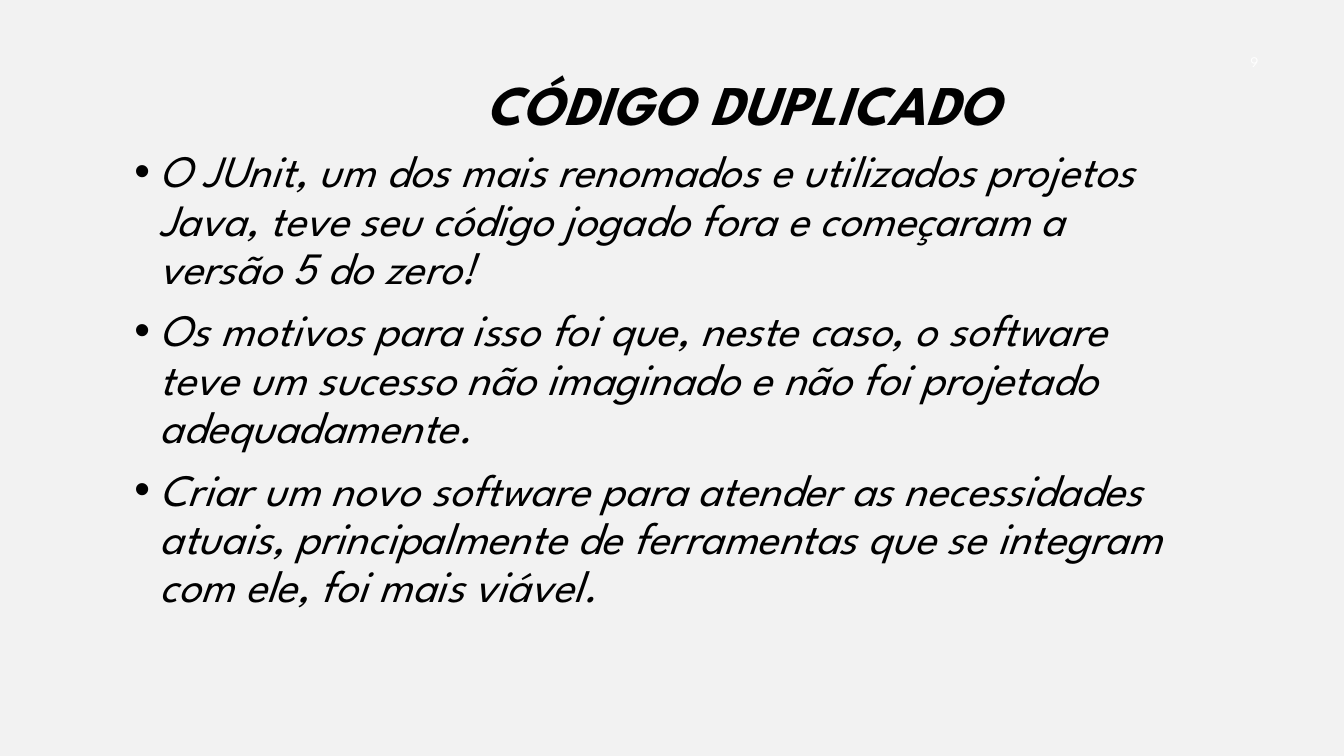
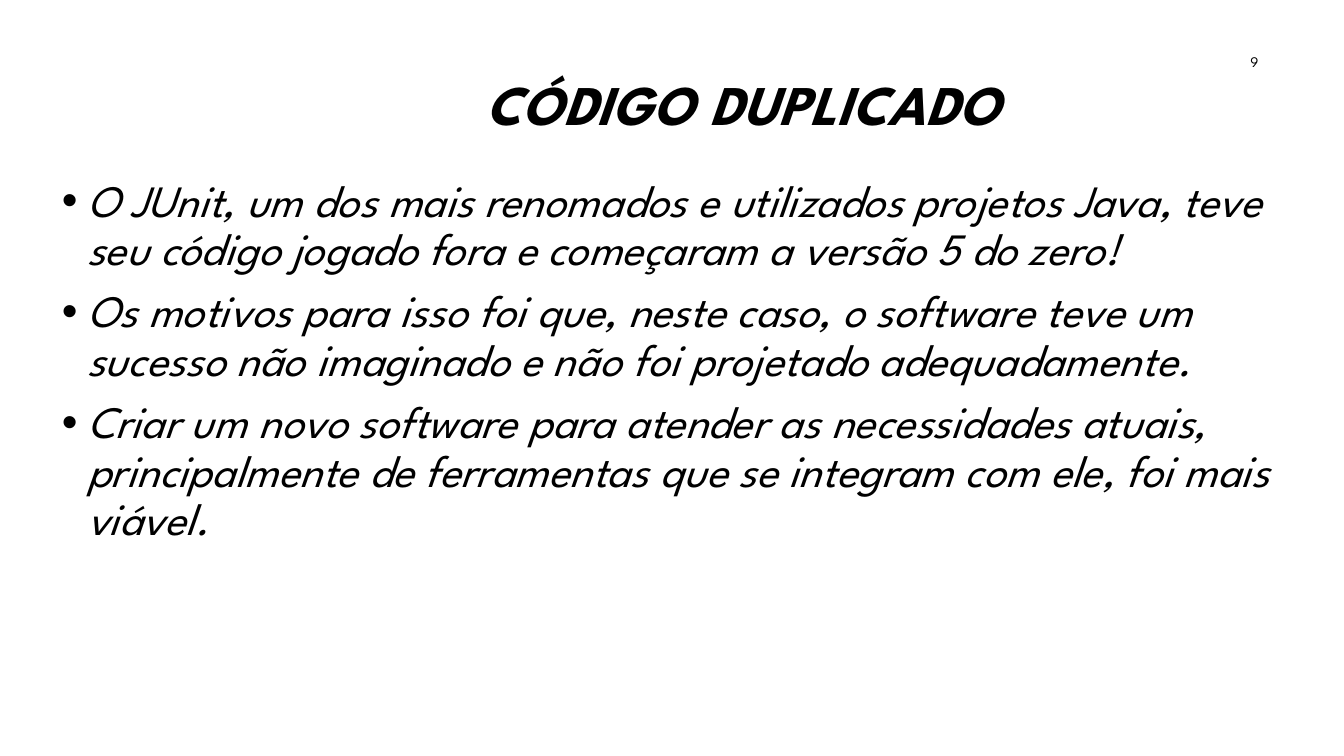
Before and after one commit to iftopalmas/testes-de-software, a slide deck: slide 9 of projects/01-introducao-tdd/tdd.pptx. Drawn at 1344x756 pixels with LibreOffice and Linux fonts; fonts in the diff are those of the drawing; background and template pictures are left out. Boxes give left, top, right and bottom in pixels: in the first picture for what was removed or moved away, otherwise in the second. Text is boxed around its words. In the diff, an @@ line names an element or a change of style, - is before the commit and + after.

```diff
--- a/projects/01-introducao-tdd/tdd.pptx
+++ b/projects/01-introducao-tdd/tdd.pptx
@@ background #F2F2F2 to #FFFFFF @@
@@ page number at bbox=[1250, 57, 1258, 67]: text colour #FFFFFF to #000000 @@
@@ text "O JUnit, um dos mais ..." rewrapped from bbox=[160, 156, 1162, 608] to bbox=[87, 186, 1269, 536] @@
```
Also in this commit, not shown: 31 other slides changed, 1 slide added, 1 other file.
